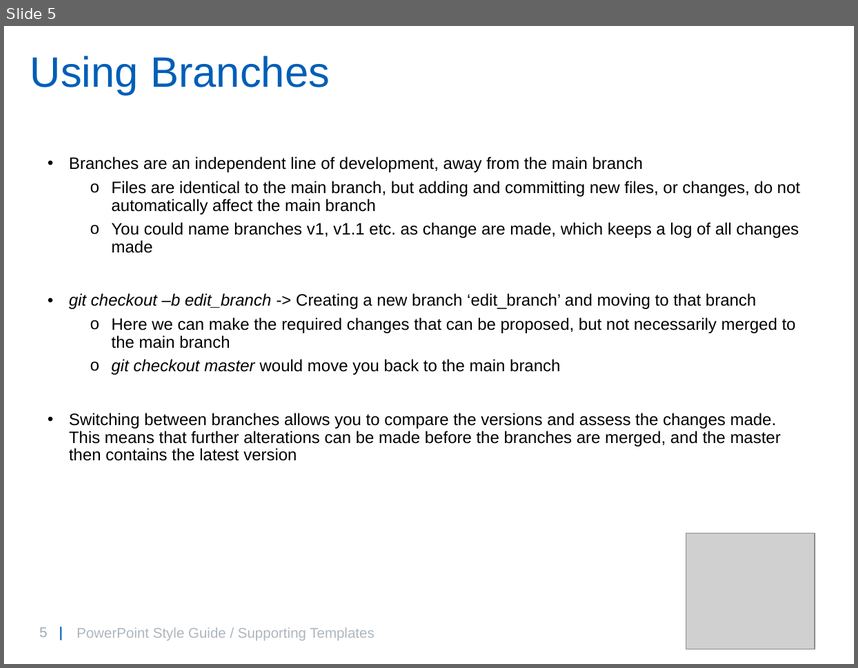
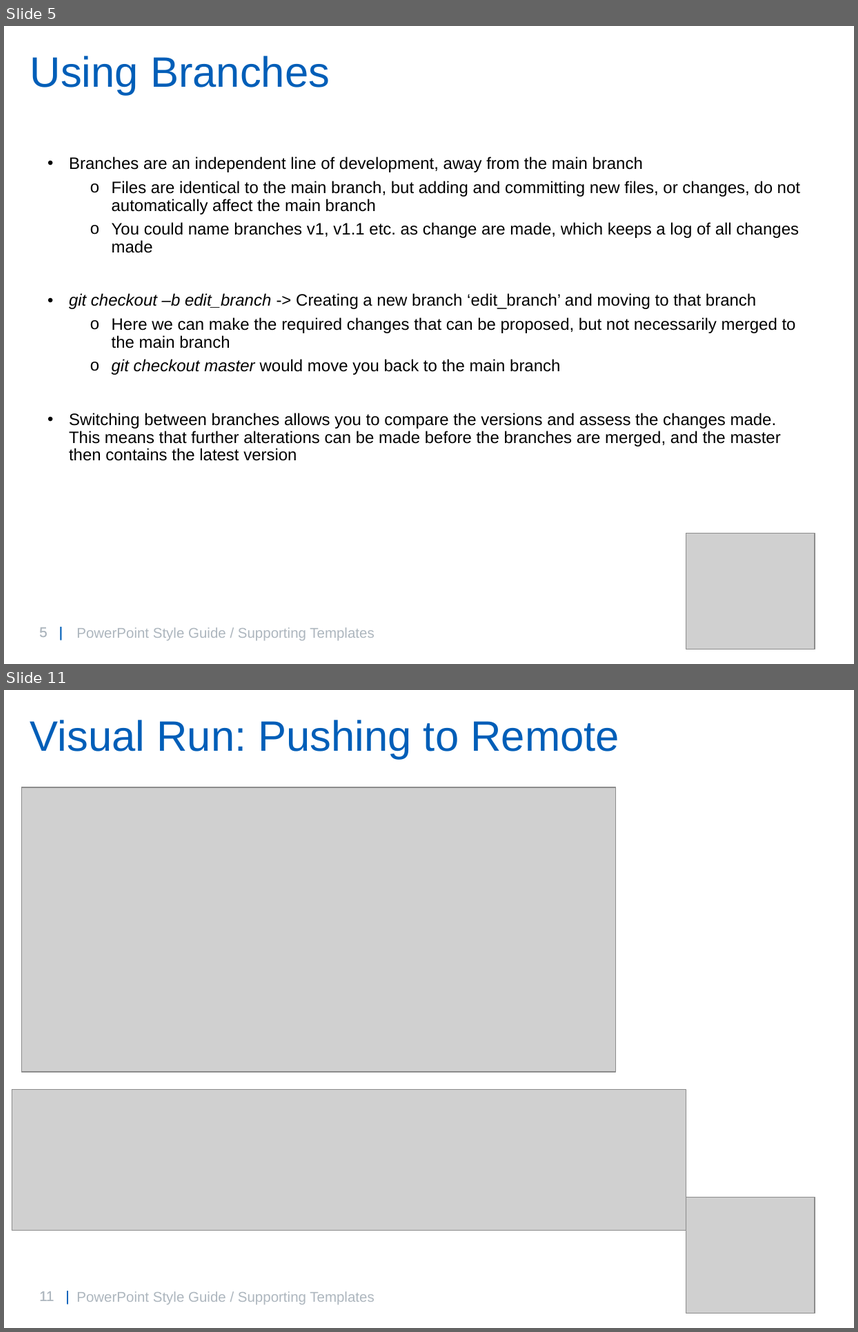
Before and after one commit to willbrooks2/Git_Introduction, a slide deck: GitIntro.pptx. Shown one above the other, each under a label of ours: slide 5 before the commit, slides 5 and 11 after it; the slides between them are not shown. The pictures are 858x668 and 858x1332 pixels, drawn with LibreOffice and Linux fonts; fonts in the diff are those of the drawing; grey boxes stand for pictures; background and template pictures are left out. Boxes give left, top, right and bottom in pixels: in the first picture for what was removed or moved away, otherwise in the second. Text is boxed around its words. In the diff, an @@ line names an element or a change of style, - is before the commit and + after.

```diff
--- a/GitIntro.pptx
+++ b/GitIntro.pptx
@@ slide 11 added at [4,690,854,1328], background #FFFFFF; not listed: 2 template elements that a slide beside it also shows @@
@@ title added at [30,720,619,759], 36 pt, text #005EB8 @@
+Visual Run: Pushing to Remote
@@ picture added at [22,788,616,1072] @@
@@ picture added at [12,1090,686,1231] @@
@@ picture added at [686,1196,815,1313] @@
@@ text added at [76,1291,374,1304], 12 pt, text #ADB6BE @@
+PowerPoint Style Guide / Supporting Templates
```
Also in this commit, not shown: 2 slides changed, 4 other slides added.
